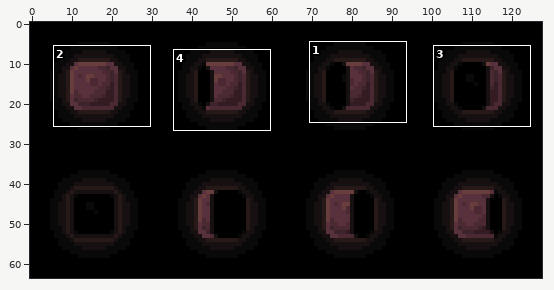
One commit to this sprite sheet: The Brushwoods/src/main/resources/assets/brushwoods/environment/luma_phases.png. The first picture is a wide view before the edit; the outline marks the close-up.
Close-up. Before:
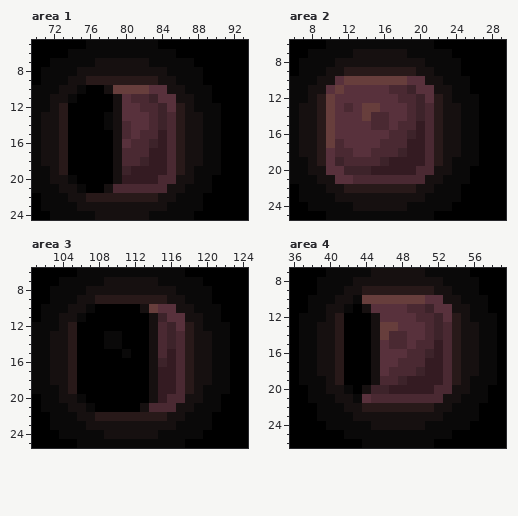
The file is 128x64 pixels. Colours within 5 levels of each other are drawn and written as one. Shown: area 1: x 70..93, y 5..24; area 2: x 6..29, y 6..25; area 3: x 101..124, y 6..25; area 4: x 36..59, y 7..26. The commit also changed other parts of the picture, which this record leaves out.
The same view after the edit:
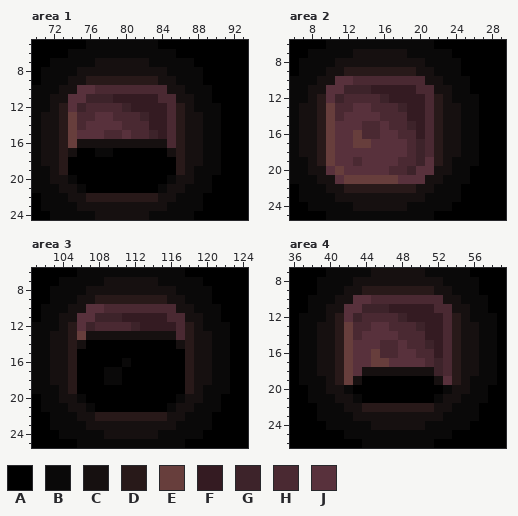
Palette (. is transparent): A #000000  B #0a0909  C #161010  D #281919  E #673e3c  F #341b22  G #3d232a  H #4a2932  J #58313c
What changed:
--- area 1
@@ x 72..87 @@
  9 BBCCDDDDDDDDCCBB
-10 BCCBAACEEEEJJCCB
-11 CCBAAAACJHHGJJCC
-12 CDAAAAACJJHHGJDC
-13 CDAAAABCJJJHGHDC
-14 CDAAAABCHJJHGHDC
-15 CDAAAAACHJHHFHDC
-16 CDAAAAACJHHGFHDC
-17 CDAAAAACHHHFFHDC
-18 CDAAAAACHHGFFHDC
-19 CDAAAAACGFFFFHDC
-20 CCBAAAACFFFFHHCC
-21 BCCBAACHHHHHHCCB
+10 BCCJJHHHHHHHHCCB
+11 CCJJGGGFFFFFHHCC
+12 CDJGHHHHGFFFFHDC
+13 CDEHHJJHHHGFFHDC
+14 CDEHJJJJHHHFFHDC
+15 CDEJJJHHJHHGFHDC
+16 CDECCCCCCCCCCHDC
+17 CDCAABBAAAAAACDC
+18 CDAAAAAAAAAAAADC
+19 CDAAAAAAAAAAAADC
+20 CCBAAAAAAAAAABCC
+21 BCCBAAAAAAAABCCB
 22 BBCCDDDDDDDDCCBB
--- area 2
@@ x 8..23 @@
  9 BBCCDDDDDDDDCCBB
-10 BCCJEEEEEEEJJCCB
-11 CCJEJJJJJHHGJJCC
-12 CDEJJJJJJJHHGJDC
-13 CDEJHJEEJJJHGHDC
-14 CDEJJJEHHJJHGHDC
-15 CDEJJJJHHJHHFHDC
-16 CDEJJJJJJHHGFHDC
-17 CDEHJJJJHHHFFHDC
-18 CDJHHJJHHHGFFHDC
-19 CDJGHHHHGFFFFHDC
-20 CCJJGGGFFFFFHHCC
-21 BCCJJHHHHHHHHCCB
+10 BCCJJHHHHHHHHCCB
+11 CCJJGGGFFFFFHHCC
+12 CDJGHHHHGFFFFHDC
+13 CDEHHJJHHHGFFHDC
+14 CDEHJJJJHHHFFHDC
+15 CDEJJJHHJHHGFHDC
+16 CDEJJEHHJJHHFHDC
+17 CDEJJEEJJJJHGHDC
+18 CDEJJJJJJJJHGHDC
+19 CDEJJHJJJJHHGJDC
+20 CCJEJJJJJHHGJJCC
+21 BCCJEEEEEEJJJCCB
 22 BBCCDDDDDDDDCCBB
--- area 3
@@ x 104..119 @@
  9 BBCCDDDDDDDDCCBB
-10 BCCBAAAAACEJJCCB
-11 CCBAAAAAAACGJJCC
-12 CDAAAAAAAACHGJDC
-13 CDAAABBAAACHGHDC
-14 CDAAABBAAACHGHDC
-15 CDAAAAABAACHFHDC
-16 CDAAAAAAAACGFHDC
-17 CDAAAAAAAACFFHDC
-18 CDAAAAAAAACFFHDC
-19 CDAAAAAAAACFFHDC
-20 CCBAAAAAAACFHHCC
-21 BCCBAAAAACHHHCCB
+10 BCCJJHHHHHHHHCCB
+11 CCJJGGGFFFFFHHCC
+12 CDJGHHHHGFFFFHDC
+13 CDECCCCCCCCCCHDC
+14 CDCAAAAAAAAAACDC
+15 CDAAAAAAAAAAAADC
+16 CDAAAAABAAAAAADC
+17 CDAAABBAAAAAAADC
+18 CDAAABBAAAAAAADC
+19 CDAAAAAAAAAAAADC
+20 CCBAAAAAAAAAABCC
+21 BCCBAAAAAAAABCCB
 22 BBCCDDDDDDDDCCBB
--- area 4
@@ x 40..55 @@
  9 BBCCDDDDDDDDCCBB
-10 BCCBEEEEEEEJJCCB
-11 CCBACJJJJHHGJJCC
-12 CDAAACJJJJHHGJDC
-13 CDAAACEEJJJHGHDC
-14 CDAAACEHHJJHGHDC
-15 CDAAACJHHJHHFHDC
-16 CDAAACJJJHHGFHDC
-17 CDAAACJJHHHFFHDC
-18 CDAAACJHHHGFFHDC
-19 CDAAACHHGFFFFHDC
-20 CCBACGGFFFFFHHCC
-21 BCCBJHHHHHHHHCCB
+10 BCCJJHHHHHHHHCCB
+11 CCJJGGGFFFFFHHCC
+12 CDJGHHHHGFFFFHDC
+13 CDEHHJJHHHGFFHDC
+14 CDEHJJJJHHHFFHDC
+15 CDEJJJHHJHHGFHDC
+16 CDEJJEHHJJHHFHDC
+17 CDEJJEEJJJJHGHDC
+18 CDEJCCCCCCCCGHDC
+19 CDECAAAAAAAACJDC
+20 CCBAAAAAAAAAABCC
+21 BCCBAAAAAAAABCCB
 22 BBCCDDDDDDDDCCBB
Changed places in both close-ups, as pixel boxes (x1, y1, x2, y2):
changed: (68, 85, 176, 193)
changed: (326, 76, 434, 184)
changed: (77, 304, 185, 412)
changed: (344, 295, 452, 403)
